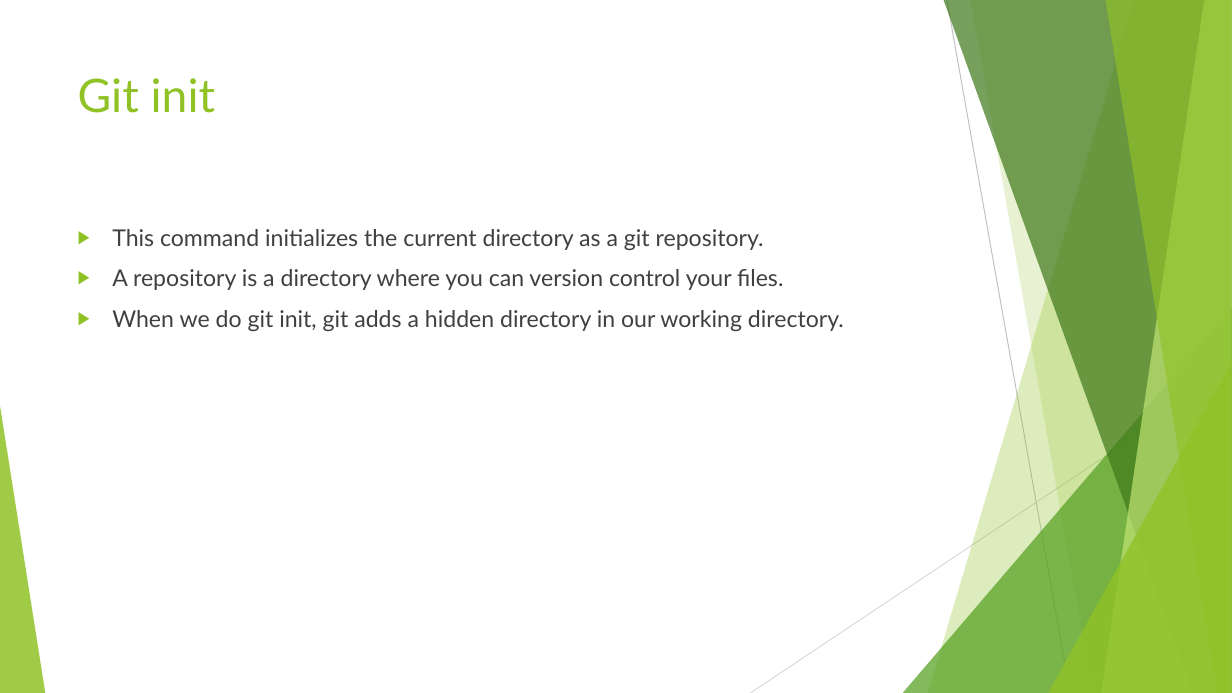
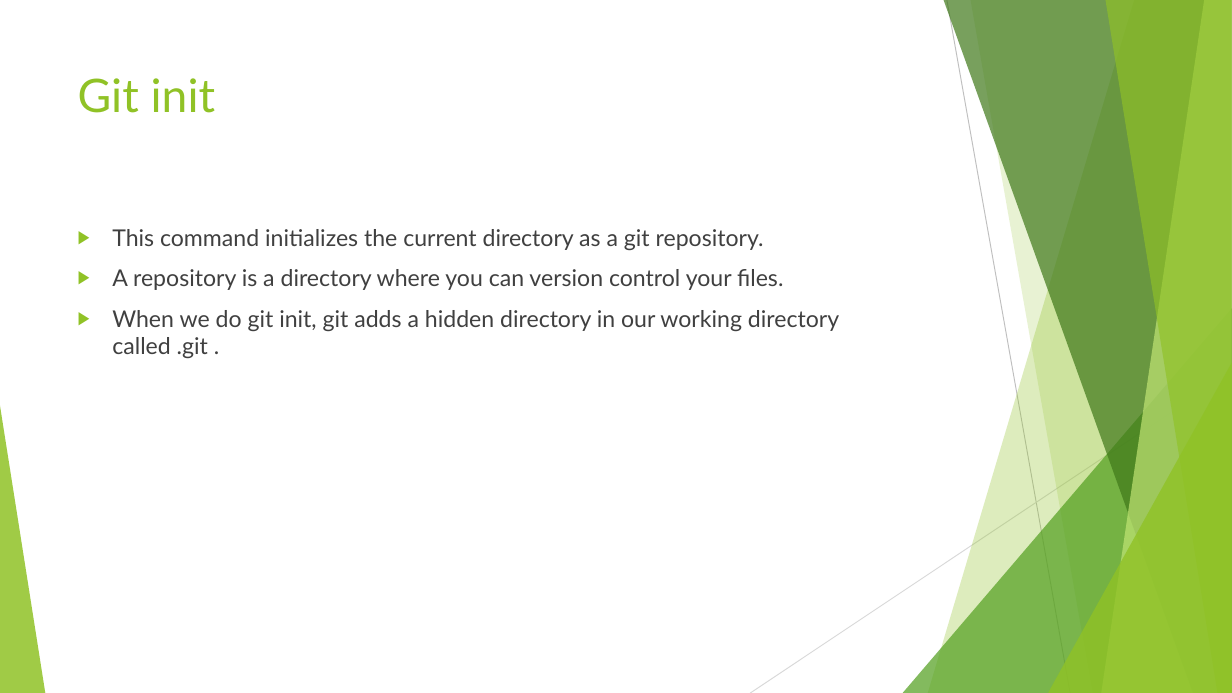
Before and after one commit to Gautam0401/My-Repo, a slide deck: slide 6 of GIT.pptx. Drawn at 1232x693 pixels with LibreOffice and Linux fonts; fonts in the diff are those of the drawing. Boxes give left, top, right and bottom in pixels: in the first picture for what was removed or moved away, otherwise in the second. Text is boxed around its words. In the diff, an @@ line names an element or a change of style, - is before the commit and + after.

```diff
--- a/GIT.pptx
+++ b/GIT.pptx
@@ text at box(112, 310, 839, 358): text changed @@
-▶ When we do git init, git adds a hidden directory in our working directory.
+▶ When we do git init, git adds a hidden directory in our working directory called .git .
```
Also in this commit, not shown: 5 slides added, 2 slides removed.
